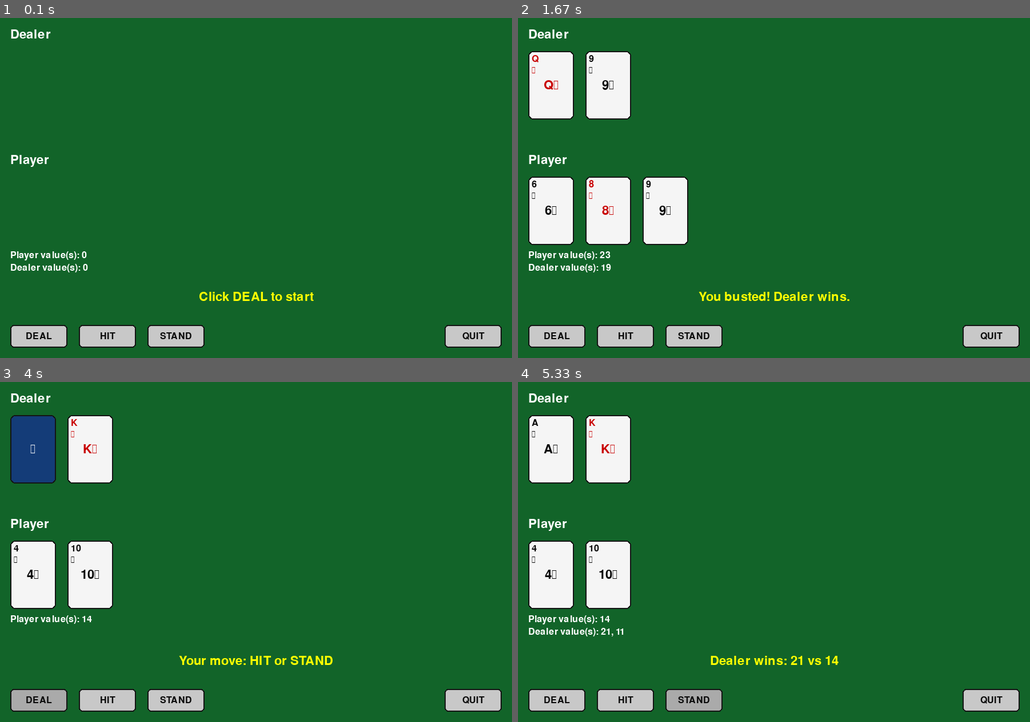
Above: before the commit, frames 1-4 (two rows, left to right).
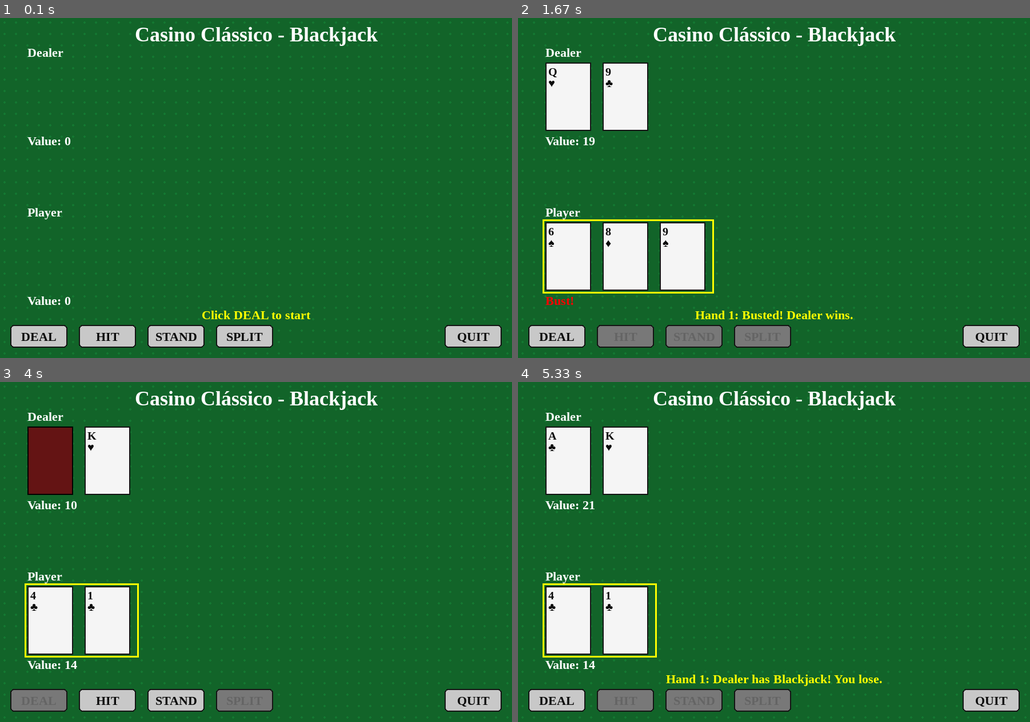
Above: after the commit, the same moments.

Repository: mvvalerio/BlackJackproject
Game: pygame game, started from blackjack_pygame.py
Two runs of this game, one before a commit and one after it. Both use one fixed random seed, a clock stepped at 60 frames per second and the inputs below.
Inputs (mouse positions are in pixels of both pictures, inside the frame that each line leads up to):
- Up to frame 1 (0.1 s): no input
- Up to frame 2 (1.67 s): click "DEAL" at 0.38 s; click "HIT" at 0.72 s; tap F at 1 s; click (963, 307) at 1.38 s
- Up to frame 3 (4 s): hold F 2.17-2.63 s; click "DEAL" at 3.72 s
- Up to frame 4 (5.33 s): click "STAND" at 5.05 s

The runs differ from the first frame. In frame 1, 3.3% of the frame differs, in the area x 2-96%, y 2-97%; in frame 2, 16%; in frame 3, 14%; in frame 4, 14%.

Commit message:
Update blackjack_pygame.py

Diff:
--- a/blackjack_pygame.py
+++ b/blackjack_pygame.py
@@ -1,6 +1,7 @@
 import pygame
 import random
 import sys
+import os
 
 # --------- Constantes ---------
 SCREEN_WIDTH = 900
@@ -17,9 +18,9 @@
 BUTTON_HIGHLIGHT = (170, 170, 170)
 
 # --------- Classes de Deck, Mão e Cartas ---------
-RANKS = ['A', '2', '3', '4', '5', '6', '7', '8', '9', '10', 'J', 'Q', 'K']
-SUITS = ['♠', '♥', '♦', '♣']
-VALUES = {'A':1, '2':2, '3':3, '4':4, '5':5, '6':6, '7':7, '8':8, '9':9, '10':10, 'J':10, 'Q':10, 'K':10}
+RANKS = ['ace', '2', '3', '4', '5', '6', '7', '8', '9', '10', 'jack', 'queen', 'king']
+SUITS = {'♠': "Spades", '♥': "Hearts", '♦': "Diamonds", '♣': "Clubs"}
+VALUES = {'ace':1, '2':2, '3':3, '4':4, '5':5, '6':6, '7':7, '8':8, '9':9, '10':10, 'jack':10, 'queen':10, 'king':10}
 
 class Card:
     def __init__(self, rank, suit):
@@ -30,7 +31,7 @@
         return VALUES[self.rank]
 
     def is_ace(self):
-        return self.rank == 'A'
+        return self.rank == 'ace'
 
     def __repr__(self):
         return f"{self.rank}{self.suit}"
@@ -60,12 +61,10 @@
         self.cards.append(card)
 
     def values(self):
-        # returns possible totals (accounting for Aces)
         total = sum(card.value() for card in self.cards)
         aces = sum(1 for card in self.cards if card.is_ace())
         totals = {total}
         for _ in range(aces):
-            # Each ace can add +10 (since counted as 1 already, 11 instead gives +10)
             new_totals = set()
             for t in totals:
                 new_totals.add(t + 10)
@@ -84,219 +83,402 @@
     def clear(self):
         self.cards = []
 
-# --------- Classe do Player e do Dealer ---------
 class Player:
     def __init__(self):
-        self.hand = Hand()
+        self.hands = [Hand()]  # suporte para split, lista de mãos
+        self.current_hand = 0
+
+    def reset(self):
+        self.hands = [Hand()]
+        self.current_hand = 0
+
+    def add_card(self, card):
+        self.hands[self.current_hand].add(card)
+
+    def can_split(self):
+        if len(self.hands) > 1:
+            return False  # só permite split uma vez (pode adaptar depois)
+        hand = self.hands[0]
+        if len(hand.cards) != 2:
+            return False
+        c1, c2 = hand.cards[0], hand.cards[1]
+        # split se cartas forem exatamente iguais (rank e suit)
+        return c1.rank == c2.rank
+
+    def split(self):
+        hand = self.hands[0]
+        if self.can_split():
+            c1 = hand.cards[0]
+            c2 = hand.cards[1]
+            self.hands = [Hand(), Hand()]
+            self.hands[0].add(c1)
+            self.hands[1].add(c2)
+            self.current_hand = 0
+            return True
+        return False
 
 class Dealer(Player):
     def __init__(self):
         super().__init__()
 
     def should_hit(self):
-        # dealer hits until 17 or higher (soft 17 stands here)
-        best = self.hand.best_value()
+        best = self.hands[0].best_value()
         return best < 17
 
-# --------- Botões ---------
 class Button:
     def __init__(self, rect, text, font):
         self.rect = pygame.Rect(rect)
         self.text = text
         self.font = font
+        self.enabled = True
 
     def draw(self, surf, mouse_pos):
         color = BUTTON_HIGHLIGHT if self.rect.collidepoint(mouse_pos) else BUTTON_COLOR
+        if not self.enabled:
+            color = (120, 120, 120)
         pygame.draw.rect(surf, color, self.rect, border_radius=6)
         pygame.draw.rect(surf, CARD_BORDER, self.rect, 2, border_radius=6)
-        txt = self.font.render(self.text, True, TEXT_COLOR)
+        txt = self.font.render(self.text, True, TEXT_COLOR if self.enabled else (100, 100, 100))
         txt_r = txt.get_rect(center=self.rect.center)
         surf.blit(txt, txt_r)
 
     def clicked(self, event):
-        return event.type == pygame.MOUSEBUTTONDOWN and self.rect.collidepoint(event.pos)
-
-# --------- Classe do jogo ---------
+        return self.enabled and event.type == pygame.MOUSEBUTTONDOWN and self.rect.collidepoint(event.pos)
+
 class Game:
     def __init__(self, screen):
+        self.card_images = self.load_card_images("png-cards")
         self.screen = screen
         self.deck = Deck(num_decks=4)
         self.player = Player()
         self.dealer = Dealer()
-        self.font = pygame.font.SysFont(None, 24)
-        self.big_font = pygame.font.SysFont(None, 32)
+        self.font = pygame.font.SysFont("serif", 22, bold=True)
+        self.big_font = pygame.font.SysFont("serif", 36, bold=True)
         self.state = 'idle'  # idle, playing, player_stand, round_over
         self.message = 'Click DEAL to start'
 
+        self.fullscreen = False
+        self.base_width = SCREEN_WIDTH
+        self.base_height = SCREEN_HEIGHT
+        self.base_surface = pygame.Surface((self.base_width, self.base_height))
+
         # UI Buttons
-        self.btn_deal = Button((20, SCREEN_HEIGHT - 60, 100, 40), 'DEAL', self.font)
-        self.btn_hit = Button((140, SCREEN_HEIGHT - 60, 100, 40), 'HIT', self.font)
-        self.btn_stand = Button((260, SCREEN_HEIGHT - 60, 100, 40), 'STAND', self.font)
-        self.btn_quit = Button((SCREEN_WIDTH - 120, SCREEN_HEIGHT - 60, 100, 40), 'QUIT', self.font)
+        self.btn_deal = Button((20, self.base_height - 60, 100, 40), 'DEAL', self.font)
+        self.btn_hit = Button((140, self.base_height - 60, 100, 40), 'HIT', self.font)
+        self.btn_stand = Button((260, self.base_height - 60, 100, 40), 'STAND', self.font)
+        self.btn_split = Button((380, self.base_height - 60, 100, 40), 'SPLIT', self.font)
+        self.btn_quit = Button((self.base_width - 120, self.base_height - 60, 100, 40), 'QUIT', self.font)
 
     def start_round(self):
-        self.player.hand.clear()
-        self.dealer.hand.clear()
+        self.player.reset()
+        self.dealer.reset()
         # mão inicial de 2 cartas
-        self.player.hand.add(self.deck.draw())
-        self.dealer.hand.add(self.deck.draw())
-        self.player.hand.add(self.deck.draw())
-        self.dealer.hand.add(self.deck.draw())
+        self.player.add_card(self.deck.draw())
+        self.dealer.add_card(self.deck.draw())
+        self.player.add_card(self.deck.draw())
+        self.dealer.add_card(self.deck.draw())
         self.state = 'playing'
-        self.message = 'Your move: HIT or STAND'
-        # verifica o Blackjack
-        if self.player.hand.is_blackjack():
-            if self.dealer.hand.is_blackjack():
+        self.message = ''
+        # Desabilita botão DEAL enquanto jogar
+        self.btn_deal.enabled = False
+        self.btn_split.enabled = self.player.can_split()
+        self.btn_hit.enabled = True
+        self.btn_stand.enabled = True
+
+        # verifica Blackjack
+        if self.player.hands[0].is_blackjack():
+            if self.dealer.hands[0].is_blackjack():
                 self.message = 'Push: both have Blackjack'
             else:
                 self.message = 'Blackjack! You win!'
             self.state = 'round_over'
+            self.btn_deal.enabled = True
+            self.btn_hit.enabled = False
+            self.btn_stand.enabled = False
+            self.btn_split.enabled = False
 
     def player_hit(self):
         if self.state != 'playing':
             return
-        self.player.hand.add(self.deck.draw())
-        if self.player.hand.is_bust():
-            self.message = 'You busted! Dealer wins.'
-            self.state = 'round_over'
+        hand = self.player.hands[self.player.current_hand]
+        hand.add(self.deck.draw())
+        self.btn_split.enabled = False  # após hit, split desabilita
+
+        if hand.is_bust():
+            self.message = f'Hand {self.player.current_hand + 1} busted!'
+
+            # Avança para próxima mão, se houver
+            if self.player.current_hand + 1 < len(self.player.hands):
+                self.player.current_hand += 1
+                self.message += f' Playing hand {self.player.current_hand + 1}.'
+            else:
+                self.message += ' All hands played.'
+                self.state = 'player_stand'
+                self.btn_hit.enabled = False
+                self.btn_stand.enabled = False
+                self.btn_split.enabled = False
+                self.dealer_play()
+
+        elif 21 in hand.values():
+            self.player_stand()
 
     def player_stand(self):
         if self.state != 'playing':
             return
-        self.state = 'player_stand'
-        self.dealer_play()
+        # Avança para próxima mão, se houver
+        if self.player.current_hand + 1 < len(self.player.hands):
+            self.player.current_hand += 1
+            self.message = f'Playing hand {self.player.current_hand + 1} of {len(self.player.hands)}'
+            self.btn_split.enabled = False  # split só na primeira mão
+        else:
+            self.state = 'player_stand'
+            self.btn_hit.enabled = False
+            self.btn_stand.enabled = False
+            self.btn_split.enabled = False
+            self.dealer_play()
+
+
+    def player_split(self):
+        if self.player.split():
+            # adiciona uma carta para cada mão
+            self.player.hands[0].add(self.deck.draw())
+            self.player.hands[1].add(self.deck.draw())
+            self.message = 'Split done: playing first hand'
+            self.btn_split.enabled = self.player.can_split()
+            # continua jogando na primeira mão
+        else:
+            self.message = 'Cannot split these cards.'
 
     def dealer_play(self):
-        # dealer joga automaticamente
-        while not self.dealer.hand.is_bust() and self.dealer.should_hit():
-            self.dealer.hand.add(self.deck.draw())
-        # decide
-        self.resolve_round()
-
-    def resolve_round(self):
-        if self.dealer.hand.is_bust():
-            self.message = 'Dealer busted — you win!'
-        else:
-            p_val = self.player.hand.best_value()
-            d_val = self.dealer.hand.best_value()
-            if p_val > 21:
-                self.message = 'You busted — dealer wins.'
-            elif p_val > d_val:
-                self.message = f'You win! {p_val} vs {d_val}'
-            elif p_val < d_val:
-                self.message = f'Dealer wins: {d_val} vs {p_val}'
+        while not self.dealer.hands[0].is_bust() and self.dealer.should_hit():
+            self.dealer.hands[0].add(self.deck.draw())
+        self.end_round()
+
+    def end_round(self):
+        self.state = 'round_over'
+        self.btn_deal.enabled = True
+        self.btn_hit.enabled = False
+        self.btn_stand.enabled = False
+        self.btn_split.enabled = False
+        self.message = self.determine_winner()
+
+    def determine_winner(self):
+        results = []
+        dealer_hand = self.dealer.hands[0]
+        d_best = dealer_hand.best_value()
+        dealer_bust = dealer_hand.is_bust()
+
+        # avalia cada mão do jogador
+        for i, hand in enumerate(self.player.hands):
+            p_best = hand.best_value()
+            label = f"Hand {i+1}"
+
+            if hand.is_bust():
+                results.append(f"{label}: Busted! Dealer wins.")
+            elif dealer_bust:
+                results.append(f"{label}: Dealer busted! Player wins!")
+            elif hand.is_blackjack() and not dealer_hand.is_blackjack():
+                results.append(f"{label}: Blackjack! Player wins!")
+            elif dealer_hand.is_blackjack() and not hand.is_blackjack():
+                results.append(f"{label}: Dealer has Blackjack! You lose.")
+            elif p_best > d_best:
+                results.append(f"{label}: Player wins!")
+            elif p_best < d_best:
+                results.append(f"{label}: Dealer wins.")
             else:
-                self.message = f'Push: {p_val}'
-        self.state = 'round_over'
+                results.append(f"{label}: Push (tie).")
+
+        # Junta mensagens em linhas
+        return " | ".join(results)
+
+    def load_card_images(self, folder):
+        images = {}
+        # Supondo que a pasta tem arquivos no formato "ace_of_spades.png", etc
+        for rank in RANKS:
+            for suit in SUITS:
+                filename = f"{rank}_of_{SUITS[suit].lower()}.png"
+                path = os.path.join(folder, filename)
+                if os.path.isfile(path):
+                    img = pygame.image.load(path).convert_alpha()
+                    img = pygame.transform.smoothscale(img, (CARD_WIDTH, CARD_HEIGHT))
+                    images[(rank, suit)] = img
+                else:
+                    # placeholder se arquivo não existir (retângulo)
+                    img = pygame.Surface((CARD_WIDTH, CARD_HEIGHT))
+                    img.fill(CARD_COLOR)
+                    pygame.draw.rect(img, CARD_BORDER, img.get_rect(), 2)
+                    # Desenha rank e suit texto
+                    font = pygame.font.SysFont("serif", 20, bold=True)
+                    text1 = font.render(rank[0].upper(), True, TEXT_COLOR)
+                    text2 = font.render(suit, True, TEXT_COLOR)
+                    img.blit(text1, (5, 5))
+                    img.blit(text2, (5, 25))
+                    images[(rank, suit)] = img
+        # Card back
+        back = pygame.Surface((CARD_WIDTH, CARD_HEIGHT))
+        back.fill((100, 20, 20))
+        pygame.draw.rect(back, (0,0,0), back.get_rect(), 2)
+        images['back'] = back
+        return images
 
     def draw_card(self, surf, card, pos):
-        x, y = pos
-        rect = pygame.Rect(x, y, CARD_WIDTH, CARD_HEIGHT)
-        pygame.draw.rect(surf, CARD_COLOR, rect, border_radius=8)
-        pygame.draw.rect(surf, CARD_BORDER, rect, 2, border_radius=8)
-        # cor da carta
-        suit_color = (200, 0, 0) if card.suit in ('♥', '♦') else TEXT_COLOR
-        r1 = self.font.render(card.rank, True, suit_color)
-        r2 = self.font.render(card.suit, True, suit_color)
-        surf.blit(r1, (x + 6, y + 6))
-        surf.blit(r2, (x + 6, y + 26))
-        # ficar no centro
-        big = self.big_font.render(f'{card.rank}{card.suit}', True, suit_color)
-        bc = big.get_rect(center=rect.center)
-        surf.blit(big, bc)
+        img = self.card_images.get((card.rank, card.suit), None)
+        if img:
+            surf.blit(img, pos)
 
     def draw_back_card(self, surf, pos):
-        x, y = pos
-        rect = pygame.Rect(x, y, CARD_WIDTH, CARD_HEIGHT)
-        pygame.draw.rect(surf, (20, 60, 120), rect, border_radius=8)
-        pygame.draw.rect(surf, CARD_BORDER, rect, 2, border_radius=8)
-        txt = self.big_font.render('🂠', True, (255, 255, 255))
-        surf.blit(txt, txt.get_rect(center=rect.center))
+        surf.blit(self.card_images['back'], pos)
+
+    def toggle_fullscreen(self):
+        self.fullscreen = not self.fullscreen
+        if self.fullscreen:
+            info = pygame.display.Info()
+            self.screen = pygame.display.set_mode((info.current_w, info.current_h), pygame.FULLSCREEN)
+        else:
+            self.screen = pygame.display.set_mode((SCREEN_WIDTH, SCREEN_HEIGHT))
 
     def render(self):
-        surf = self.screen
+        surf = self.base_surface  # desenhamos na superfície fixa 900x600
+
+        # Fundo mesa
         surf.fill(TABLE_COLOR)
-        mouse_pos = pygame.mouse.get_pos()
-
-        # Area do Dealter
-        dealer_txt = self.big_font.render('Dealer', True, (255, 255, 255))
-        surf.blit(dealer_txt, (20, 20))
-        # Desenha as cartas dele
-        dx = 20
-        dy = 60
-        for i, c in enumerate(self.dealer.hand.cards):
-            x = dx + i * (CARD_WIDTH + CARD_GAP)
-            if i == 0 and self.state == 'playing':
-                # esconde a mão do dealer até o fim do jogo
-                self.draw_back_card(surf, (x, dy))
+        for y in range(0, self.base_height, 20):
+            for x in range(0, self.base_width, 20):
+                pygame.draw.circle(surf, (20, 120, 50), (x+10, y+10), 2)
+
+        # Título
+        title = self.big_font.render("Casino Clássico - Blackjack", True, (255, 255, 255))
+        surf.blit(title, (self.base_width // 2 - title.get_width() // 2, 10))
+
+        # Desenha dealer
+        dealer_x = 50
+        dealer_y = 80
+        surf.blit(self.font.render("Dealer", True, (255,255,255)), (dealer_x, dealer_y - 30))
+        for i, card in enumerate(self.dealer.hands[0].cards):
+            pos = (dealer_x + i*(CARD_WIDTH+CARD_GAP), dealer_y)
+            if self.state == 'playing' and i == 0:
+                self.draw_back_card(surf, pos)
             else:
-                self.draw_card(surf, c, (x, dy))
-
-        # area do Player
-        player_txt = self.big_font.render('Player', True, (255, 255, 255))
-        surf.blit(player_txt, (20, 240))
-        px = 20
-        py = 280
-        for i, c in enumerate(self.player.hand.cards):
-            x = px + i * (CARD_WIDTH + CARD_GAP)
-            self.draw_card(surf, c, (x, py))
-
-        # Valores
-        val_y = py + CARD_HEIGHT + 10
+                self.draw_card(surf, card, pos)
+
+        dealer_hand = self.dealer.hands[0]
         if self.state == 'playing':
-            player_val = ', '.join(str(v) for v in self.player.hand.values())
-            val_surf = self.font.render(f'Player value(s): {player_val}', True, (255, 255, 255))
-            surf.blit(val_surf, (20, val_y))
-        else:
-            # mostra o resultado final do dealer
-            p_val = ', '.join(str(v) for v in self.player.hand.values())
-            d_val = ', '.join(str(v) for v in self.dealer.hand.values())
-            surf.blit(self.font.render(f'Player value(s): {p_val}', True, (255,255,255)), (20, val_y))
-            surf.blit(self.font.render(f'Dealer value(s): {d_val}', True, (255,255,255)), (20, val_y + 22))
-
-        # Mensagem
-        msg_surf = self.big_font.render(self.message, True, (255, 255, 0))
-        surf.blit(msg_surf, (SCREEN_WIDTH//2 - msg_surf.get_width()//2, SCREEN_HEIGHT - 120))
-
-        # Butões
-        self.btn_deal.draw(surf, mouse_pos)
-        self.btn_hit.draw(surf, mouse_pos)
-        self.btn_stand.draw(surf, mouse_pos)
-        self.btn_quit.draw(surf, mouse_pos)
-
-    def handle_event(self, event):
-        if self.btn_quit.clicked(event):
-            pygame.quit()
-            sys.exit()
-        if self.btn_deal.clicked(event):
-            self.start_round()
-        if self.btn_hit.clicked(event):
-            self.player_hit()
-        if self.btn_stand.clicked(event):
-            self.player_stand()
-
-# --------- Pygame loop ---------
+            # Oculta primeira carta enquanto rodada está em andamento
+            visible_cards = dealer_hand.cards[1:]
+            temp_hand = Hand()
+            for c in visible_cards:
+                temp_hand.add(c)
+            val = temp_hand.best_value() if visible_cards else 0
+            val_text = f"Value: {val if val > 0 else '?'}"
+        else:
+            # Mostra valor total ao final
+            val = dealer_hand.best_value()
+            val_text = f"Value: {val}" if not dealer_hand.is_bust() else "Bust!"
+
+        color = (255,0,0) if dealer_hand.is_bust() else (255,255,255)
+        surf.blit(self.font.render(val_text, True, color), (dealer_x, dealer_y + CARD_HEIGHT + 5))
+
+        # Desenha jogador (uma ou duas mãos)
+        base_y = self.base_height - CARD_HEIGHT - 120
+        for idx, hand in enumerate(self.player.hands):
+            hand_x = 50 + idx * (CARD_WIDTH + CARD_GAP) * 5
+            label = "Player" + (f" (Hand {idx+1})" if len(self.player.hands) > 1 else "")
+            surf.blit(self.font.render(label, True, (255,255,255)), (hand_x, base_y - 30))
+
+            for i, card in enumerate(hand.cards):
+                pos = (hand_x + i*(CARD_WIDTH + CARD_GAP), base_y)
+                self.draw_card(surf, card, pos)
+
+            # Valor da mão
+            val = hand.best_value()
+            val_text = f"Value: {val}" if not hand.is_bust() else "Bust!"
+            color = (255,0,0) if hand.is_bust() else (255,255,255)
+            surf.blit(self.font.render(val_text, True, color), (hand_x, base_y + CARD_HEIGHT + 5))
+
+            # Destacar a mão atual
+            if idx == self.player.current_hand:
+                pygame.draw.rect(surf, (255, 255, 0), (hand_x - 5, base_y - 5, (CARD_WIDTH + CARD_GAP)*len(hand.cards), CARD_HEIGHT + 10), 3)
+
+        # Mensagem centralizada
+        msg_surf = self.font.render(self.message, True, (255, 255, 0))
+        surf.blit(msg_surf, (self.base_width // 2 - msg_surf.get_width() // 2, self.base_height - 90))
+
+        # ESCALONAR para tela real
+        if self.fullscreen:
+            screen_w, screen_h = self.screen.get_size()
+
+            scale_w = screen_w / self.base_width
+            scale_h = screen_h / self.base_height
+            scale = min(scale_w, scale_h)
+
+            new_w = int(self.base_width * scale)
+            new_h = int(self.base_height * scale)
+
+            scaled_surface = pygame.transform.smoothscale(self.base_surface, (new_w, new_h))
+
+            pos_x = (screen_w - new_w) // 2
+            pos_y = (screen_h - new_h) // 2
+
+            self.screen.fill((0, 0, 0))  # barras pretas
+            self.screen.blit(scaled_surface, (pos_x, pos_y))
+        else:
+            self.screen.blit(self.base_surface, (0, 0))
+            pos_x = 0
+            pos_y = 0
+            scale = 1
+
+        # Ajusta mouse_pos para os botões no fullscreen
+        real_mouse_pos = pygame.mouse.get_pos()
+        if self.fullscreen:
+            mx, my = real_mouse_pos
+            mx = int((mx - pos_x) / scale)
+            my = int((my - pos_y) / scale)
+            mouse_pos = (mx, my)
+        else:
+            mouse_pos = real_mouse_pos
+
+        # Botões desenhados na tela real, mas posição fixa, ok
+        self.btn_deal.draw(self.screen, mouse_pos)
+        self.btn_hit.draw(self.screen, mouse_pos)
+        self.btn_stand.draw(self.screen, mouse_pos)
+        self.btn_split.draw(self.screen, mouse_pos)
+        self.btn_quit.draw(self.screen, mouse_pos)
+
+        pygame.display.flip()
+
+    def handle_events(self, events):
+        for event in events:
+            if event.type == pygame.QUIT:
+                pygame.quit()
+                sys.exit()
+            elif event.type == pygame.KEYDOWN:
+                if event.key == pygame.K_f:
+                    self.toggle_fullscreen()
+            elif event.type == pygame.MOUSEBUTTONDOWN:
+                if self.btn_deal.clicked(event):
+                    self.start_round()
+                elif self.btn_hit.clicked(event):
+                    self.player_hit()
+                elif self.btn_stand.clicked(event):
+                    self.player_stand()
+                elif self.btn_split.clicked(event):
+                    self.player_split()
+                elif self.btn_quit.clicked(event):
+                    pygame.quit()
+                    sys.exit()
 
 def main():
     pygame.init()
     screen = pygame.display.set_mode((SCREEN_WIDTH, SCREEN_HEIGHT))
-    pygame.display.set_caption('Blackjack - OOP Pygame Example')
+    pygame.display.set_caption("Casino Clássico - Blackjack")
     clock = pygame.time.Clock()
     game = Game(screen)
 
     while True:
-        for event in pygame.event.get():
-            if event.type == pygame.QUIT:
-                pygame.quit()
-                sys.exit()
-            if event.type == pygame.KEYDOWN and event.key == pygame.K_ESCAPE:
-                pygame.quit()
-                sys.exit()
-            game.handle_event(event)
-
+        events = pygame.event.get()
+        game.handle_events(events)
         game.render()
-        pygame.display.flip()
         clock.tick(FPS)
 
-if __name__ == '__main__':
+if __name__ == "__main__":
     main()
